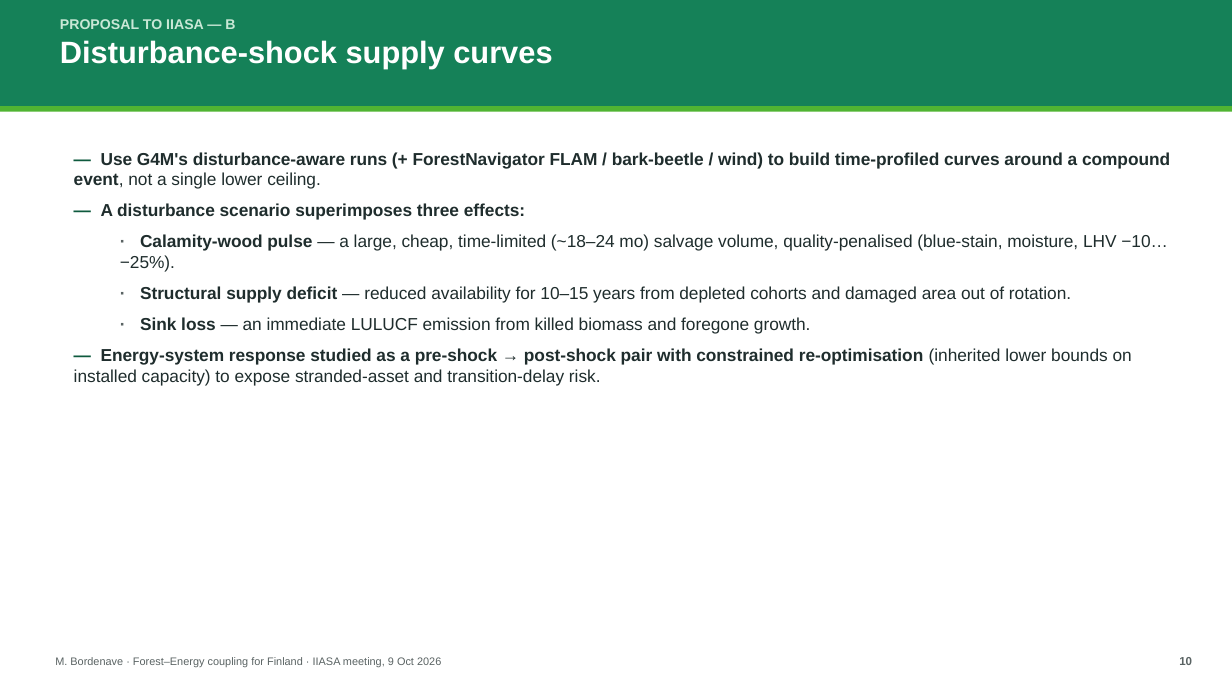
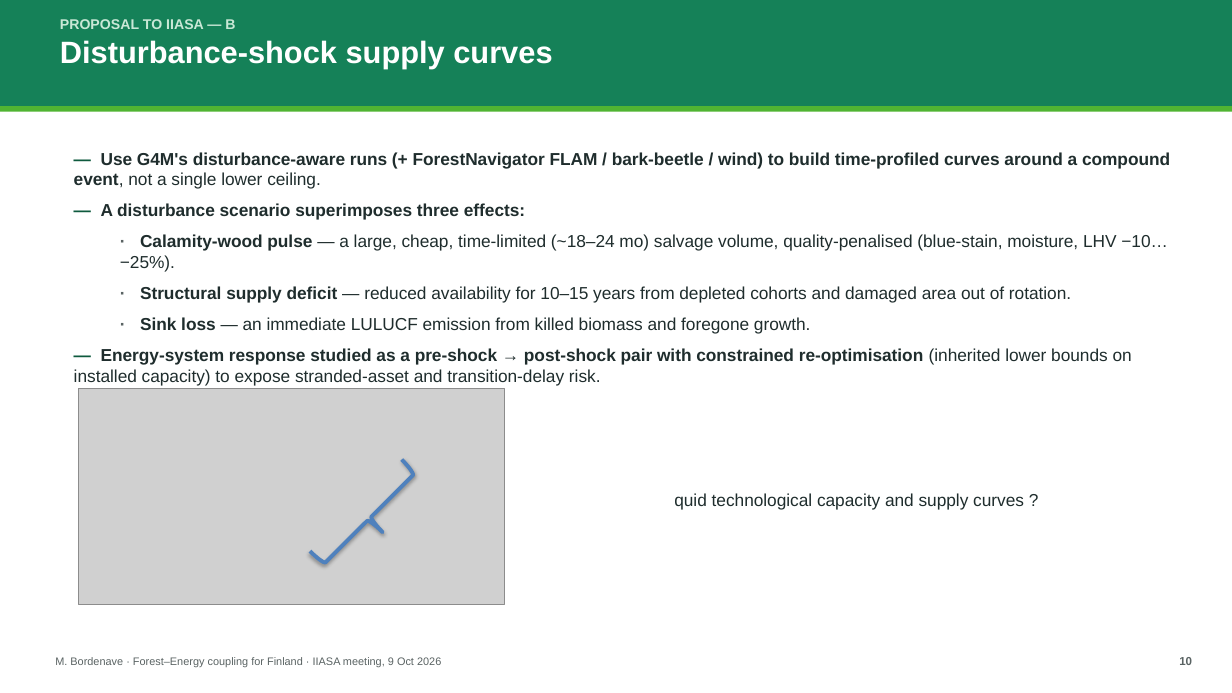
Before and after one commit to Mathnovchina/EnergyScope_multi_cells, a slide deck: slide 11 of Docs/Finland_forest_IIASA_meeting_2026-10-09.pptx. Drawn at 1232x693 pixels with LibreOffice and Linux fonts; fonts in the diff are those of the drawing; grey boxes stand for pictures. Boxes give left, top, right and bottom in pixels: in the first picture for what was removed or moved away, otherwise in the second. Text is boxed around its words. In the diff, an @@ line names an element or a change of style, - is before the commit and + after.

```diff
--- a/Docs/Finland_forest_IIASA_meeting_2026-10-09.pptx
+++ b/Docs/Finland_forest_IIASA_meeting_2026-10-09.pptx
@@ picture added at [79,388,504,604] @@
@@ right brace added at [310,459,428,578], outline #4F81BD 3 pt @@
@@ text at [674,493,1024,510]: paragraph added @@
+quid technological capacity and supply curves ?
```
Also in this commit, not shown: 1 other slide changed, 2 slides removed, 28 other files.
